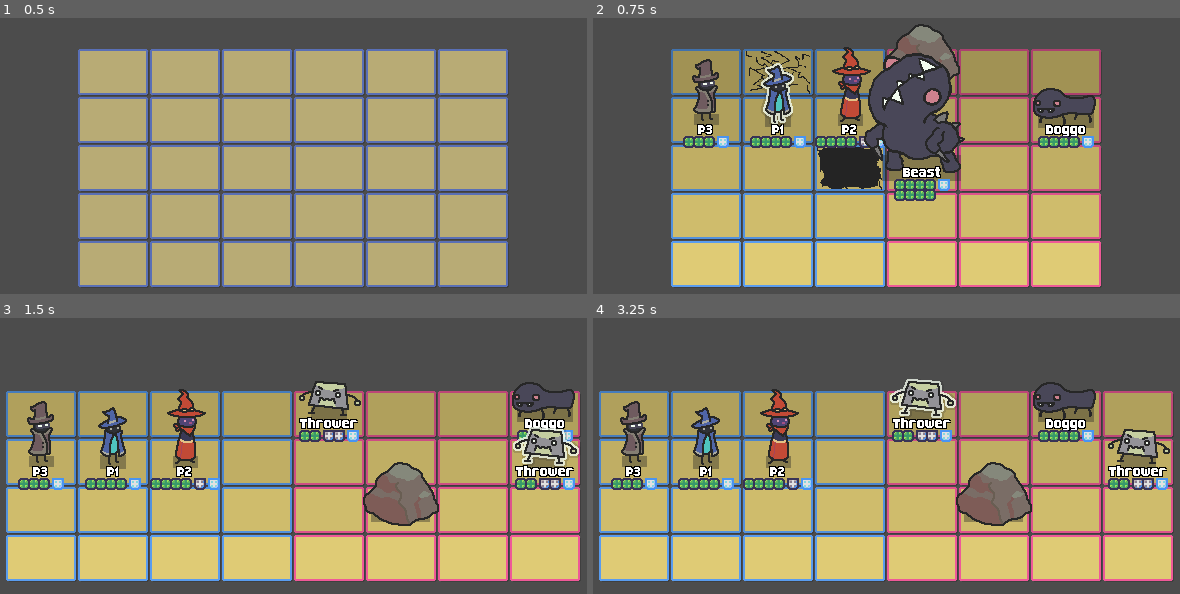
Above: before the commit, frames 1-4 (two rows, left to right).
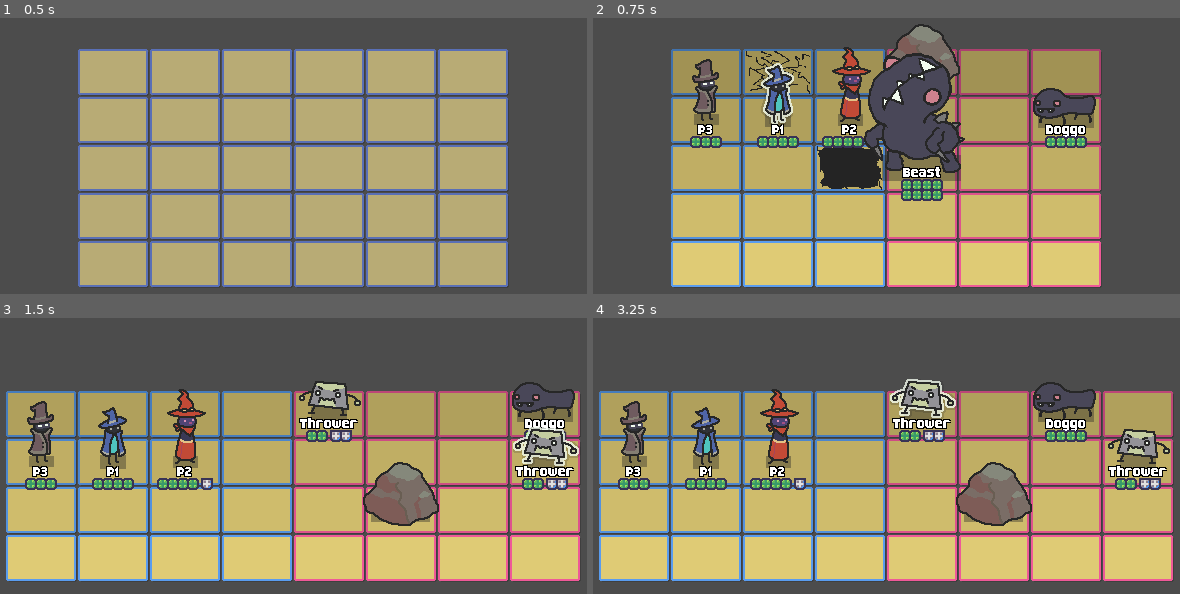
Above: after the commit, the same moments.

Repository: jakefriend-dev/Strata-G
Game: Godot game, scene res://combat/framing/BattleField.tscn
The game is run twice, just before and just after one commit, with the same random seed, the same clock (stepped at 60 frames per second) and the same inputs.
Inputs:
- Up to frame 1 (0.5 s): no input
- Up to frame 2 (0.75 s): tap Enter (player_complete) at 0.5 s; hold D (player_move_right) from 0.53 s (still down); tap 1 (dev_1) at 0.6 s
- Up to frame 3 (1.5 s): tap Space at 1.25 s; release D (player_move_right) at 1.28 s; hold S (player_move_down) from 1.28 s (still down); tap 2 (dev_2) at 1.35 s
- Up to frame 4 (3.25 s): tap Enter (player_complete) at 2 s; release S (player_move_down) at 2.03 s; hold D (player_move_right) 2.03-2.78 s; tap 3 (dev_3) at 2.1 s; tap Space at 2.75 s; hold W (player_move_up) from 2.78 s (still down); tap 4 (dev_4) at 2.85 s

Frame 1 is identical in both runs. In frame 2, 1.7% of the frame differs, in the area x 15-86%, y 42-67%; in frame 3, 1.8%; in frame 4, 2.0%, in the area x 3-98%, y 40-63%.
Error before the commit: Invalid call. Nonexistent function 'get_child_count' in base 'Nil'. (res://combat/BUI.gd:49)
Error after the commit: Invalid call. Nonexistent function 'quick_player_move' in base 'Node (_ActionLib.gd)'. (res://src/masters/_BattleMgr.gd:173)

Commit message:
bonus shielkd works

Diff:
--- a/GodotRoot/combat/BUI.gd
+++ b/GodotRoot/combat/BUI.gd
@@ -15,6 +15,7 @@
 func _ready():
 	healthpar = get_node(path_healthpar)
 	shieldpar = get_node(path_shieldpar)
+	bonusshieldpar = get_node(path_bonusshieldpar)
 	pass
 
 func update_all():
@@ -77,8 +78,8 @@
 			thiscount += 1
 			var newpip = res.instance()
 			newpip.set("name", str(thiscount))
+			par.add_child(newpip)
 			newpip.set("owner", self)
-			par.add_child(newpip)
 		pass # We should now have the right quantity of pips
 
 	# Run a value updater regardless!
@@ -97,7 +98,7 @@
 		value = actor.shield
 	elif piptype == "bonusshield":
 		par = bonusshieldpar
-		value = actor.bonusshield
+		value = actor.bonus_shield
 	else:
 		return
 
--- a/GodotRoot/src/actors/key_components/Actor.gd
+++ b/GodotRoot/src/actors/key_components/Actor.gd
@@ -28,7 +28,7 @@
 export var max_shield: int = 0
 var shield: int = 0
 
-var bonus_shield: int = 0
+var bonus_shield: int = 0 # Generally never starts with any, I think?
 
 export var ofc_name: String = "--"
 var bui: Node2D
@@ -146,9 +146,9 @@
 	var og_shield: int = shield
 
 	# Deduct damage and shield equally until either of them depletes fully
-	while bonus_shield > 0 and shield > 0 and damage > 0:
+	while (bonus_shield > 0 or shield > 0) and damage > 0:
 		damage -= 1
-		if bonus_shield > 1:
+		if bonus_shield > 0:
 			bonus_shield -= 1
 		else:
 			shield -= 1
